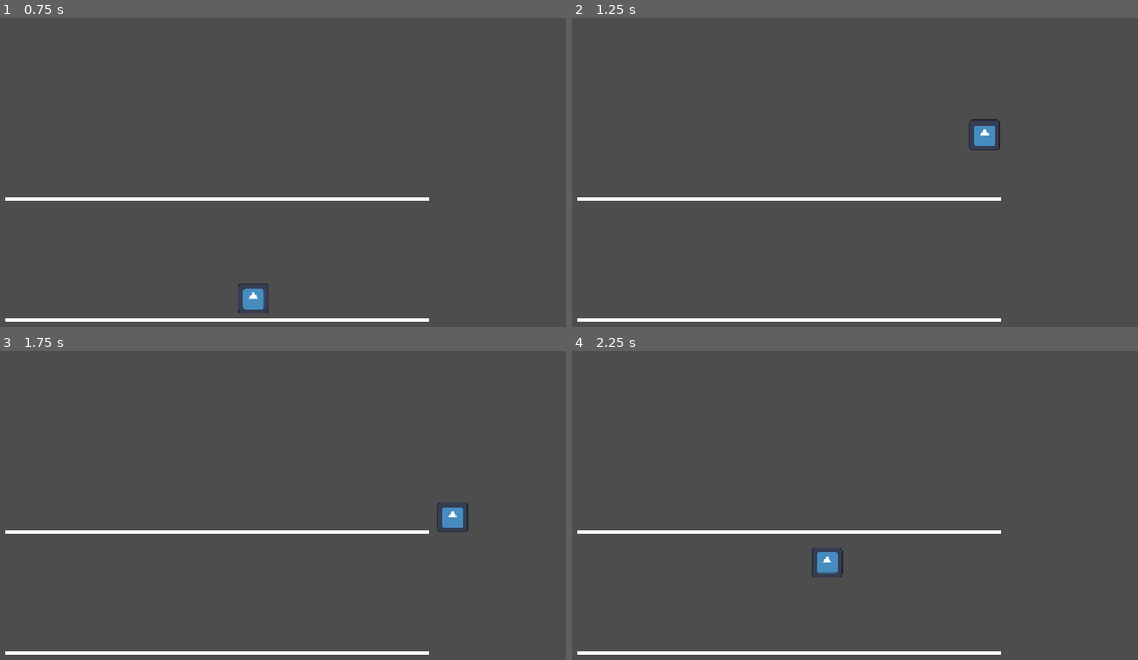
Above: before the commit, frames 1-4 (two rows, left to right).
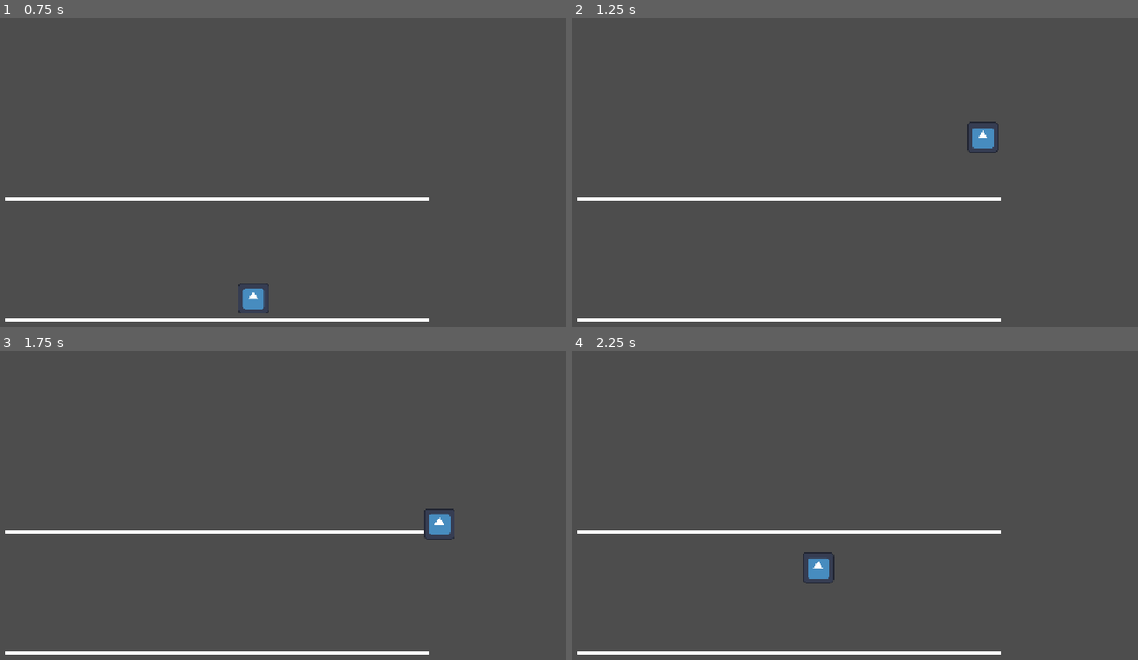
Above: after the commit, the same moments.

Repository: kadesole22/MHACKS
Game: Godot game, scene res://MHacks26_Game.tscn
Same seed, same stepped clock (60 frames per second), same inputs: the game is played once before the commit and once after it. The engine's default icon, where the game draws it, is replaced by a stand-in: a white triangle on a blue panel in a dark square.
Inputs (mouse positions are in pixels of both pictures, inside the frame that each line leads up to):
- Up to frame 1 (0.75 s): move the mouse to (367, 194) at 0.52 s; hold D (move_right) from 0.53 s (still down); click (367, 194) at 0.6 s
- Up to frame 2 (1.25 s): keep holding D (move_right); tap Space (jump) at 0.77 s
- Up to frame 3 (1.75 s): keep holding D (move_right); move the mouse to (79, 567) at 1.27 s; click (79, 567) at 1.35 s; tap Space (jump) at 1.52 s
- Up to frame 4 (2.25 s): move the mouse to (860, 459) at 2.02 s; release D (move_right) at 2.03 s; hold A (move_left) from 2.03 s (still down); click (860, 459) at 2.1 s

Frame 1 is identical in both runs. In frame 2, 0.3% of the frame differs, in the area x 69-76%, y 32-44%; in frame 3, 0.5%, in the area x 74-83%, y 49-62%; in frame 4, 0.4%.

Commit message:
collision pushed added -- astra

Diff:
--- a/game/MHacks26_Game.tscn
+++ b/game/MHacks26_Game.tscn
@@ -1,6 +1,7 @@
 [gd_scene format=3 uid="uid://7prhks350n87"]
 
 [ext_resource type="Script" uid="uid://bkc8g7uswqu7u" path="res://player.gd" id="1_cwwdt"]
+[ext_resource type="Script" uid="uid://dl0isxl67niq5" path="res://stage.gd" id="1_prfxm"]
 [ext_resource type="Texture2D" uid="uid://1afo5meccyc4" path="res://icon.svg" id="2_prfxm"]
 
 [sub_resource type="RectangleShape2D" id="RectangleShape2D_jvhgk"]
@@ -10,6 +11,7 @@
 size = Vector2(40, 60)
 
 [node name="Node2D" type="Node2D" unique_id=1657923700]
+script = ExtResource("1_prfxm")
 
 [node name="BottomPlatform" type="StaticBody2D" parent="." unique_id=143716031 groups=["one_way_platforms"]]
 position = Vector2(576, 500)
--- a/game/grapple_hook.gd
+++ b/game/grapple_hook.gd
@@ -2,6 +2,7 @@
 
 
 signal hooked(point)
+signal player_hooked(target)
 signal missed
 signal expired
 
@@ -9,6 +10,7 @@
 const SPEED = 1200.0
 const MAX_DISTANCE = 450.0
 const GRAPPLE_DURATION = 2.0
+const GRAPPLE_PLAYER_LAYER = 1 << 7 # Physics layer 8, shared with netplay.gd.
 
 var direction = Vector2.ZERO
 var start_position = Vector2.ZERO
@@ -16,12 +18,16 @@
 
 var is_hooked = false
 var grapple_time_remaining = 0.0
+var _shooter: CollisionObject2D = null
+var _player_target: Node2D = null
+var _attached_to_player = false
 
 
-func launch(from_position, launch_direction):
+func launch(from_position, launch_direction, shooter: CollisionObject2D = null):
 	global_position = from_position
 	start_position = from_position
 	direction = launch_direction.normalized()
+	_shooter = shooter
 	active = true
 
 
@@ -29,39 +35,59 @@
 	if not active:
 		return
 
+	# Follow the player while the grapple is attached.
+	if is_hooked:
+		if _attached_to_player:
+			if not is_instance_valid(_player_target) or _player_target.is_queued_for_deletion():
+				active = false
+				expired.emit()
+				queue_free()
+				return
+			global_position = _player_target.global_position
 
-	# If we're already hooked, count down.
-	if is_hooked:
 		grapple_time_remaining -= delta
-
 		if grapple_time_remaining <= 0.0:
 			active = false
 			expired.emit()
 			queue_free()
-
 		return
 
+	# Sweep the distance travelled this tick so fast hooks do not skip players.
+	var remaining: float = maxf(0.0, MAX_DISTANCE - global_position.distance_to(start_position))
+	var next_position: Vector2 = global_position + direction * minf(SPEED * delta, remaining)
+	var query := PhysicsRayQueryParameters2D.create(
+		global_position, next_position, collision_mask | GRAPPLE_PLAYER_LAYER
+	)
+	query.collide_with_areas = true
+	query.hit_from_inside = true
+	var excluded: Array[RID] = [get_rid()]
+	if is_instance_valid(_shooter):
+		excluded.append(_shooter.get_rid())
+	query.exclude = excluded
+	var hit := get_world_2d().direct_space_state.intersect_ray(query)
 
-	# Move the grapple forward.
-	global_position += direction * SPEED * delta
-
-
-	# Check everything our circular hitbox is currently touching.
-	for body in get_overlapping_bodies():
-		if body.is_in_group("one_way_platforms"):
-
-			# Grapple is now attached.
+	if not hit.is_empty():
+		var target: Node2D = hit["collider"]
+		global_position = hit["position"]
+		if target.is_in_group("grapple_players"):
+			is_hooked = true
+			_attached_to_player = true
+			_player_target = target
+			grapple_time_remaining = GRAPPLE_DURATION
+			global_position = target.global_position
+			player_hooked.emit(target)
+		elif target.is_in_group("one_way_platforms"):
 			is_hooked = true
 			grapple_time_remaining = GRAPPLE_DURATION
+			hooked.emit(global_position)
+		else:
+			active = false
+			missed.emit()
+			queue_free()
+		return
 
-			# Tell the player where the grapple connected.
-			hooked.emit(global_position)
-
-			return
-
-
-	# If we travelled 450 pixels without hitting terrain, disappear.
-	if global_position.distance_to(start_position) >= MAX_DISTANCE:
+	global_position = next_position
+	if global_position.distance_to(start_position) >= MAX_DISTANCE - 0.1:
 		active = false
 		missed.emit()
 		queue_free()
--- a/game/netplay.gd
+++ b/game/netplay.gd
@@ -1,11 +1,12 @@
 extends Node
 ## Publishes the local Player's state and draws every other player in the room as a tinted ghost.
-## Needs no changes to player.gd or the level: it looks for a node named "Player" in the current scene.
+## Ghosts have grapple hitboxes; received impulses are applied to the local Player.
 
 const SEND_INTERVAL = 0.05
 const SNAP_DISTANCE = 300.0
 const SMOOTHING = 18.0
 const ICON = preload("res://icon.svg")
+const GRAPPLE_PLAYER_LAYER = 1 << 7 # Physics layer 8, shared with grapple_hook.gd.
 
 var _send_timer = 0.0
 var _last_facing = 1
@@ -27,6 +28,20 @@
 		_refresh_remote(scene)
 
 	_smooth_ghosts(delta)
+
+
+func _physics_process(_delta: float) -> void:
+	if not Stdb.is_connected_to_server():
+		return
+	var scene = get_tree().current_scene
+	if scene == null:
+		return
+	var player = scene.get_node_or_null("Player")
+	if player == null:
+		return
+	var impulse := Stdb.take_impulse()
+	if impulse != Vector2.ZERO:
+		player.apply_grapple_impulse(impulse)
 
 
 func _publish_local(scene: Node) -> void:
@@ -79,8 +94,24 @@
 
 
 func _make_ghost(p: Dictionary) -> Node2D:
-	var ghost = Node2D.new()
+	var ghost = Area2D.new()
 	ghost.name = "Ghost_" + str(p["id"]).substr(0, 8)
+	ghost.collision_layer = GRAPPLE_PLAYER_LAYER
+	ghost.collision_mask = 0
+	ghost.monitoring = false
+	ghost.add_to_group("grapple_players")
+	ghost.set_meta("player_id", str(p["id"]))
+
+	var hitbox := CollisionShape2D.new()
+	var source := get_tree().current_scene.get_node_or_null("Player/CollisionShape2D") as CollisionShape2D
+	if source != null and source.shape != null:
+		hitbox.shape = source.shape.duplicate()
+		hitbox.transform = source.transform
+	else:
+		var rectangle := RectangleShape2D.new()
+		rectangle.size = Vector2(50, 50)
+		hitbox.shape = rectangle
+	ghost.add_child(hitbox)
 
 	var sprite = Sprite2D.new()
 	sprite.name = "Sprite2D"
--- a/game/player.gd
+++ b/game/player.gd
@@ -13,6 +13,7 @@
 const GRAPPLE_ACCELERATION = 2500.0
 const GRAPPLE_MAX_SPEED = 900.0
 const GRAPPLE_REACH_DISTANCE = 45.0
+const KNOCKBACK_DURATION = 0.65
 
 # Load our GrappleHook scene.
 const GRAPPLE_HOOK = preload("res://grapple_hook.tscn")
@@ -21,13 +22,30 @@
 var current_hook = null
 var is_grappling = false
 var grapple_point = Vector2.ZERO
+var grapple_target: Node2D = null
+var grappling_player = false
+var _knockback_remaining = 0.0
 
 
 func _physics_process(delta):
+	# Keep transferred momentum instead of overwriting it with movement input.
+	if _knockback_remaining > 0.0:
+		_knockback_remaining = maxf(0.0, _knockback_remaining - delta)
+		if not is_on_floor():
+			velocity.y += GRAVITY * delta
+		move_and_slide()
+		return
+
 	# Fire grapple
 	if Input.is_action_just_pressed("grapple"):
 		fire_grapple()
 
+	if is_grappling and grappling_player:
+		if not is_instance_valid(grapple_target) or grapple_target.is_queued_for_deletion():
+			_end_grapple()
+		else:
+			grapple_point = grapple_target.global_position
+
 	# ------------------------------------------------
 	# If we're currently attached to a grapple point...
 	# ------------------------------------------------
@@ -37,8 +55,7 @@
 
 		# We've reached the grapple point.
 		if distance <= GRAPPLE_REACH_DISTANCE:
-			is_grappling = false
-			velocity = Vector2.ZERO
+			_complete_grapple(velocity)
 
 		else:
 			# Accelerate toward the grapple point.
@@ -83,7 +100,16 @@
 				drop_through(platform)
 
 
+	var position_before_move := global_position
+	var velocity_before_move := velocity
 	move_and_slide()
+	# Check the path actually travelled, including a fast pass through the target.
+	if is_grappling and grappling_player and is_instance_valid(grapple_target):
+		var closest := Geometry2D.get_closest_point_to_segment(
+			grapple_target.global_position, position_before_move, global_position
+		)
+		if closest.distance_to(grapple_target.global_position) <= GRAPPLE_REACH_DISTANCE:
+			_complete_grapple(velocity_before_move)
 
 
 func fire_grapple():
@@ -108,24 +134,32 @@
 
 	# Listen for whether it hits terrain or misses.
 	hook.hooked.connect(_on_grapple_hooked)
+	hook.player_hooked.connect(_on_grapple_player_hooked)
 	hook.missed.connect(_on_grapple_missed)
 	hook.expired.connect(_on_grapple_expired)
 
 	current_hook = hook
 
 	# Fire it.
-	hook.launch(global_position, grapple_direction)
+	hook.launch(global_position, grapple_direction, self)
 
 
 func _on_grapple_hooked(point):
-	current_hook = null
-
+	grapple_target = null
+	grappling_player = false
 	grapple_point = point
 	is_grappling = true
 
 
+func _on_grapple_player_hooked(target: Node2D):
+	grapple_target = target
+	grappling_player = true
+	grapple_point = target.global_position
+	is_grappling = true
+
+
 func _on_grapple_missed():
-	current_hook = null
+	_end_grapple()
 
 
 func get_platform_below():
@@ -150,5 +184,31 @@
 
 
 func _on_grapple_expired():
+	_end_grapple()
+
+
+func _complete_grapple(impact_velocity: Vector2) -> void:
+	if grappling_player and is_instance_valid(grapple_target):
+		if grapple_target.has_method("apply_grapple_impulse"):
+			# Allows a local practice target to use the same mechanic.
+			grapple_target.call("apply_grapple_impulse", impact_velocity)
+		else:
+			Stdb.send_grapple_hit(str(grapple_target.get_meta("player_id", "")), impact_velocity)
+	velocity = Vector2.ZERO
+	_end_grapple()
+
+
+func _end_grapple() -> void:
+	is_grappling = false
+	grappling_player = false
+	grapple_target = null
+	if is_instance_valid(current_hook):
+		current_hook.active = false
+		current_hook.queue_free()
 	current_hook = null
-	is_grappling = false
+
+
+func apply_grapple_impulse(impulse: Vector2) -> void:
+	_end_grapple()
+	velocity += impulse
+	_knockback_remaining = KNOCKBACK_DURATION
--- /dev/null
+++ b/game/stage.gd
@@ -0,0 +1,91 @@
+extends Node2D
+
+const WIDTH_PER_PLAYER: float = 200.0
+const SHRINK_DELAY: float = 7.0
+@export_range(1, 16) var test_player_count: int = 1
+
+var _stage_count: int = 1
+var _target_count: int = 1
+var _shrink_remaining: float = 0.0
+var _warning := Node2D.new()
+
+@onready var platforms: Array[Node2D] = [
+	$BottomPlatform,
+	$TopPlatform,
+]
+
+
+func _ready() -> void:
+	for platform in platforms:
+		var collision: CollisionShape2D = platform.get_node("CollisionShape2D")
+		collision.shape = collision.shape.duplicate()
+
+	add_child(_warning)
+	_warning.z_index = 1
+	_warning.draw.connect(_draw_warning)
+
+
+func _physics_process(delta: float) -> void:
+	var count: int = 0
+	for player in Stdb.get_players():
+		if player.get("online", true):
+			count += 1
+
+	if OS.has_feature("editor"):
+		count = test_player_count
+
+	count = maxi(count, 1)
+
+	if count != _target_count:
+		_target_count = count
+
+		if count < _stage_count:
+			# Keep the existing platform during the warning.
+			_shrink_remaining = SHRINK_DELAY
+		else:
+			# Grow immediately, or cancel a pending shrink.
+			_shrink_remaining = 0.0
+			_resize_stage(count)
+
+		_warning.queue_redraw()
+
+	elif _shrink_remaining > 0.0:
+		_shrink_remaining -= delta
+		if _shrink_remaining <= 0.0:
+			_resize_stage(_target_count)
+			_warning.queue_redraw()
+
+
+func _resize_stage(count: int) -> void:
+	var width_change := (count - _stage_count) * WIDTH_PER_PLAYER
+	_stage_count = count
+
+	for platform in platforms:
+		var collision: CollisionShape2D = platform.get_node("CollisionShape2D")
+		var shape := collision.shape as RectangleShape2D
+		shape.size.x += width_change
+
+		var line: Line2D = platform.get_node("Line2D")
+		var offset := Vector2(width_change / 2.0, 0.0)
+		line.set_point_position(0, line.get_point_position(0) - offset)
+		line.set_point_position(1, line.get_point_position(1) + offset)
+
+
+func _draw_warning() -> void:
+	var removed_width := (_stage_count - _target_count) * WIDTH_PER_PLAYER
+	if removed_width <= 0.0:
+		return
+
+	var offset := Vector2(removed_width / 2.0, 0.0)
+
+	for platform in platforms:
+		var line: Line2D = platform.get_node("Line2D")
+		var left := _warning.to_local(
+			line.to_global(line.get_point_position(0))
+		)
+		var right := _warning.to_local(
+			line.to_global(line.get_point_position(1))
+		)
+
+		_warning.draw_line(left, left + offset, Color.RED, line.width)
+		_warning.draw_line(right - offset, right, Color.RED, line.width)
--- a/game/stdb.gd
+++ b/game/stdb.gd
@@ -37,3 +37,18 @@
 		return []
 	var parsed = JSON.parse_string(str(_bridge.players()))
 	return parsed if parsed is Array else []
+
+
+func send_grapple_hit(target_id: String, impulse: Vector2) -> bool:
+	if _bridge == null:
+		return false
+	return bool(_bridge.sendGrappleHit(target_id, impulse.x, impulse.y))
+
+
+func take_impulse() -> Vector2:
+	if _bridge == null:
+		return Vector2.ZERO
+	var parsed = JSON.parse_string(str(_bridge.takeImpulse()))
+	if parsed is Array and parsed.size() == 2:
+		return Vector2(float(parsed[0]), float(parsed[1]))
+	return Vector2.ZERO
Not shown, added: game/stage.gd.uid
Not shown, changed: spacetimedb/spacetimedb/src/index.ts
Not shown, changed: web/src/bridge.ts
